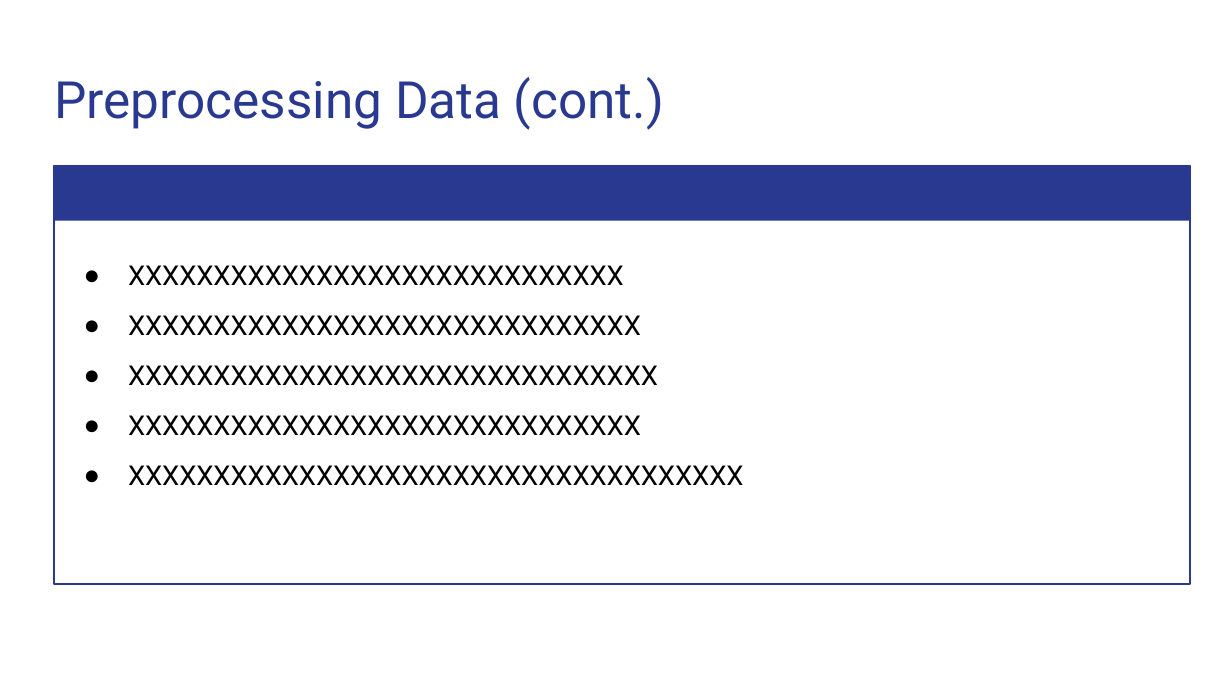
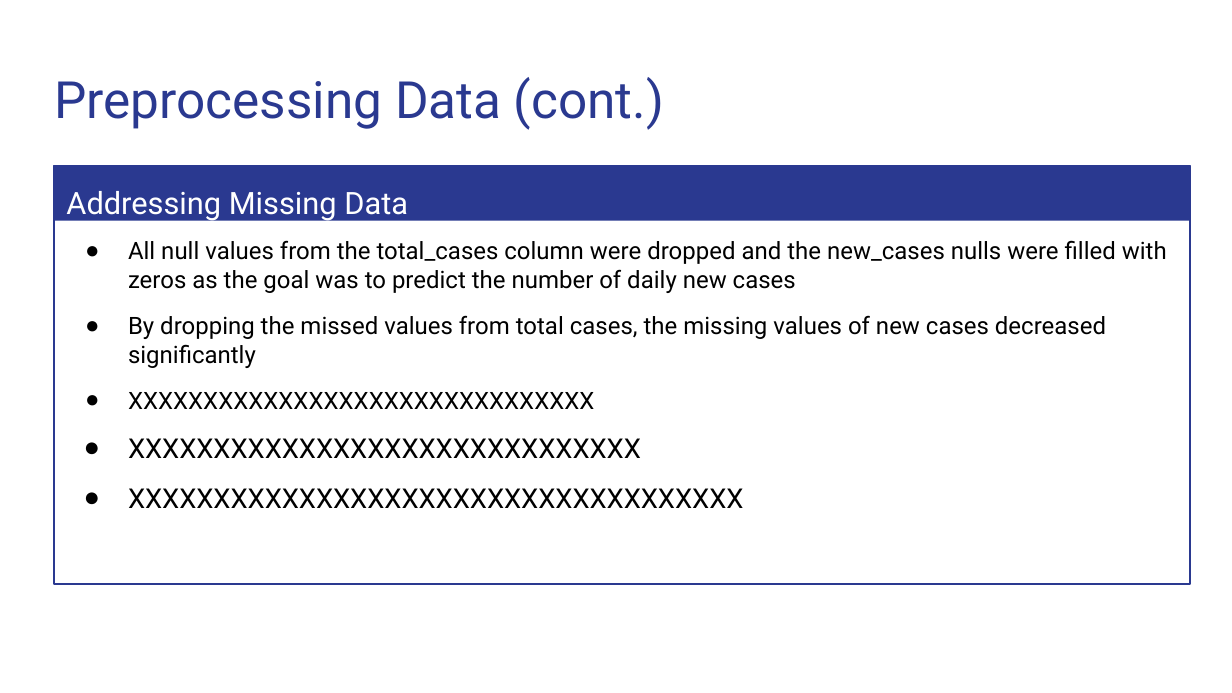
Before and after one commit to Magzzie/COVID-19_Analysis, a slide deck: slide 14 of COVID-19 Analysis.pptx. Drawn at 1232x693 pixels with LibreOffice and Linux fonts; fonts in the diff are those of the drawing. Boxes give left, top, right and bottom in pixels: in the first picture for what was removed or moved away, otherwise in the second. Text is boxed around its words. In the diff, an @@ line names an element or a change of style, - is before the commit and + after.

```diff
--- a/COVID-19 Analysis.pptx
+++ b/COVID-19 Analysis.pptx
@@ text added at [66, 191, 408, 222], 18 pt, text #FFFFFF @@
+Addressing Missing Data
@@ text in rectangle at [128, 240, 1167, 368]: text changed; size 16 to 14 pt @@
-● XXXXXXXXXXXXXXXXXXXXXXXXXXXXX
-● XXXXXXXXXXXXXXXXXXXXXXXXXXXXXX
+● All null values from the total_cases column were dropped and the new_cases nulls were filled with zeros as the goal was to predict the number of daily new cases
+● By dropping the missed values from total cases, the missing values of new cases decreased significantly
@@ text in rectangle at [128, 392, 594, 409]: size 16 to 14 pt in "XXXXXXXXXXXXXXXXXXXXXXXXXXXXXXX"; indent changed @@
```
Also in this commit, not shown: 1 slide added, 1 slide removed.
